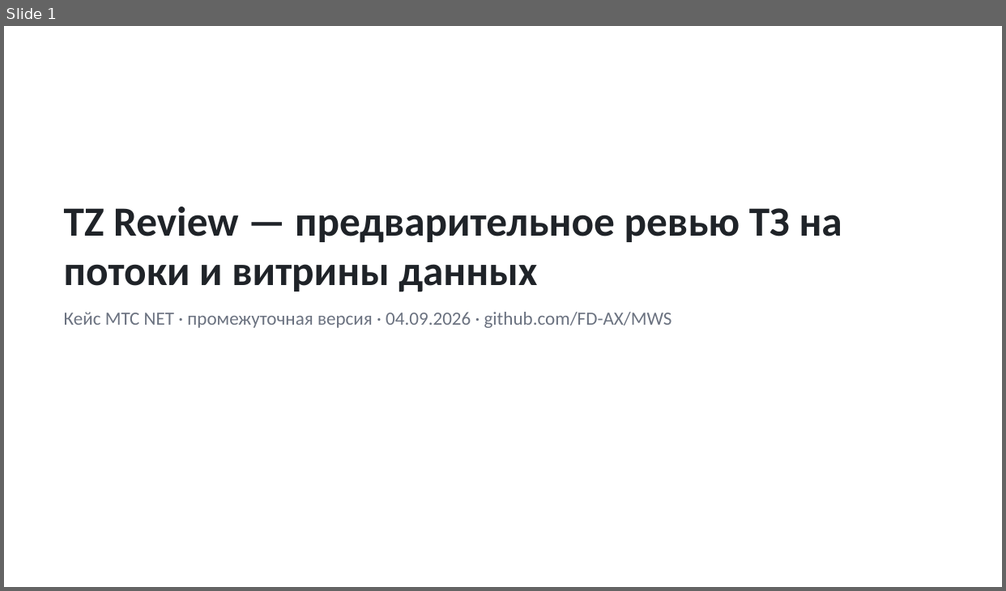
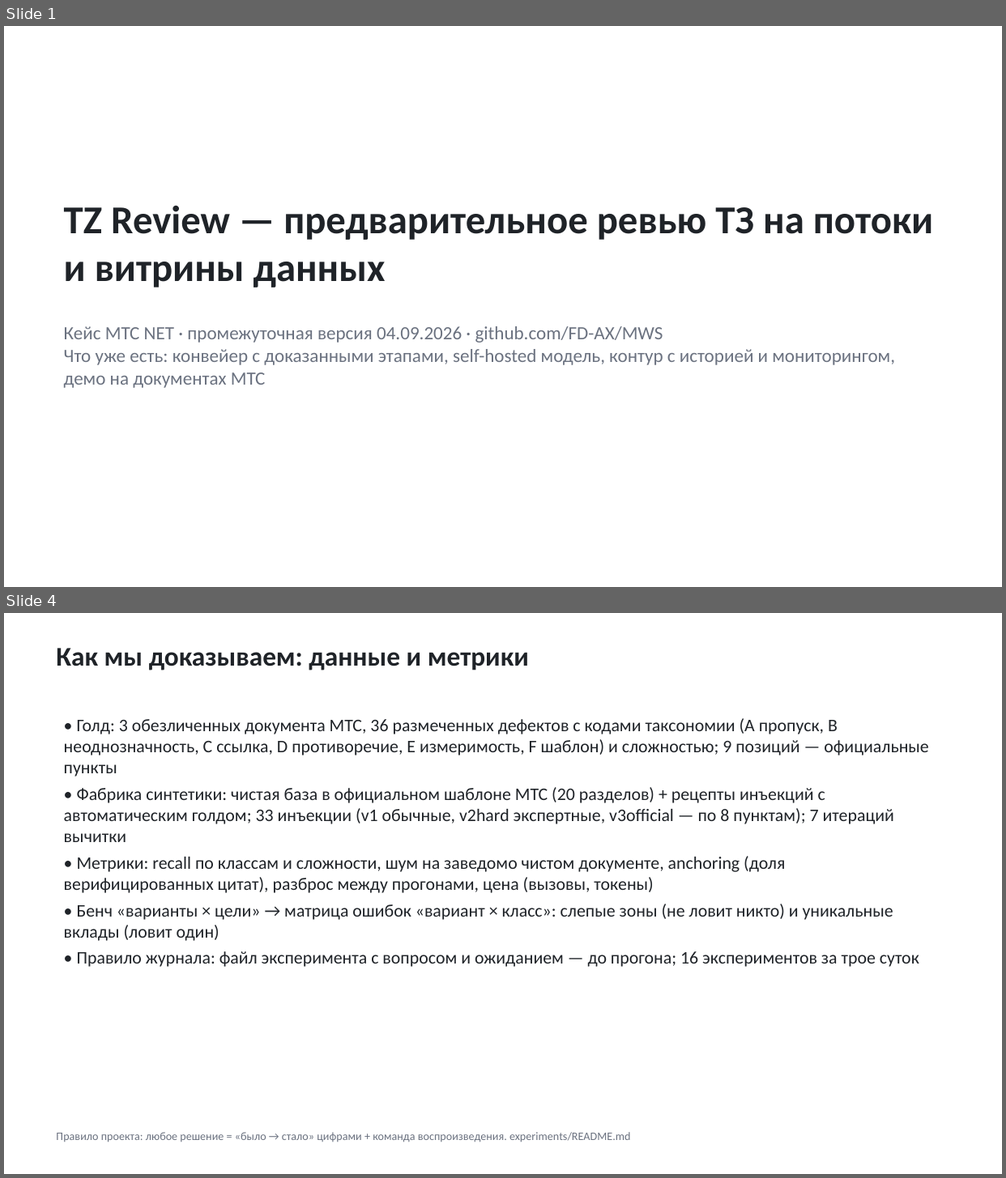
Before and after one commit to FD-AX/MWS, a slide deck: deliverables/interim/TZ_Review_interim.pptx. Shown one above the other, each under a label of ours: slide 1 before the commit, slides 1 and 4 after it; the slides between them are not shown. The pictures are 1006x591 and 1006x1178 pixels, drawn with LibreOffice and Linux fonts; fonts in the diff are those of the drawing. Boxes give left, top, right and bottom in pixels: in the first picture for what was removed or moved away, otherwise in the second. Text is boxed around its words. In the diff, an @@ line names an element or a change of style, - is before the commit and + after.

```diff
--- a/deliverables/interim/TZ_Review_interim.pptx
+++ b/deliverables/interim/TZ_Review_interim.pptx
@@ slide 4 added at box(4, 613, 1002, 1174), background #FFFFFF @@
@@ text added at box(56, 648, 529, 671), 26 pt, text #1F2328, bold @@
+Как мы доказываем: данные и метрики
@@ text added at box(64, 718, 929, 967), 17 pt, text #1F2328 @@
+• Голд: 3 обезличенных документа МТС, 36 размеченных дефектов с кодами таксономии (A пропуск, B неоднозначность, C ссылка, D противоречие, E измеримость, F шаблон) и сложностью; 9 позиций — официальные пункты
+• Фабрика синтетики: чистая база в официальном шаблоне МТС (20 разделов) + рецепты инъекций с автоматическим голдом; 33 инъекции (v1 обычные, v2hard экспертные, v3official — по 8 пунктам); 7 итераций вычитки
+• Метрики: recall по классам и сложности, шум на заведомо чистом документе, anchoring (доля верифицированных цитат), разброс между прогонами, цена (вызовы, токены)
+• Бенч «варианты × цели» → матрица ошибок «вариант × класс»: слепые зоны (не ловит никто) и уникальные вклады (ловит один)
+• Правило журнала: файл эксперимента с вопросом и ожиданием — до прогона; 16 экспериментов за трое суток
@@ text added at box(56, 1132, 631, 1143), 11 pt, text #6B7280 @@
+Правило проекта: любое решение = «было → стало» цифрами + команда воспроизведения. experiments/README.md
@@ slide 1 changed as well @@
@@ text "TZ Review — предварительное ревью ..." at box(64, 205, 933, 288): size 40 to 38 pt @@
@@ text at box(64, 327, 895, 388): text changed @@
-Кейс МТС NET · промежуточная версия · 04.09.2026 · github.com/FD-AX/MWS
+Кейс МТС NET · промежуточная версия 04.09.2026 · github.com/FD-AX/MWS
+Что уже есть: конвейер с доказанными этапами, self-hosted модель, контур с историей и мониторингом, демо на документах МТС
```
Also in this commit, not shown: 4 other slides changed, 16 other slides added, 7 slides removed, 7 other files.
